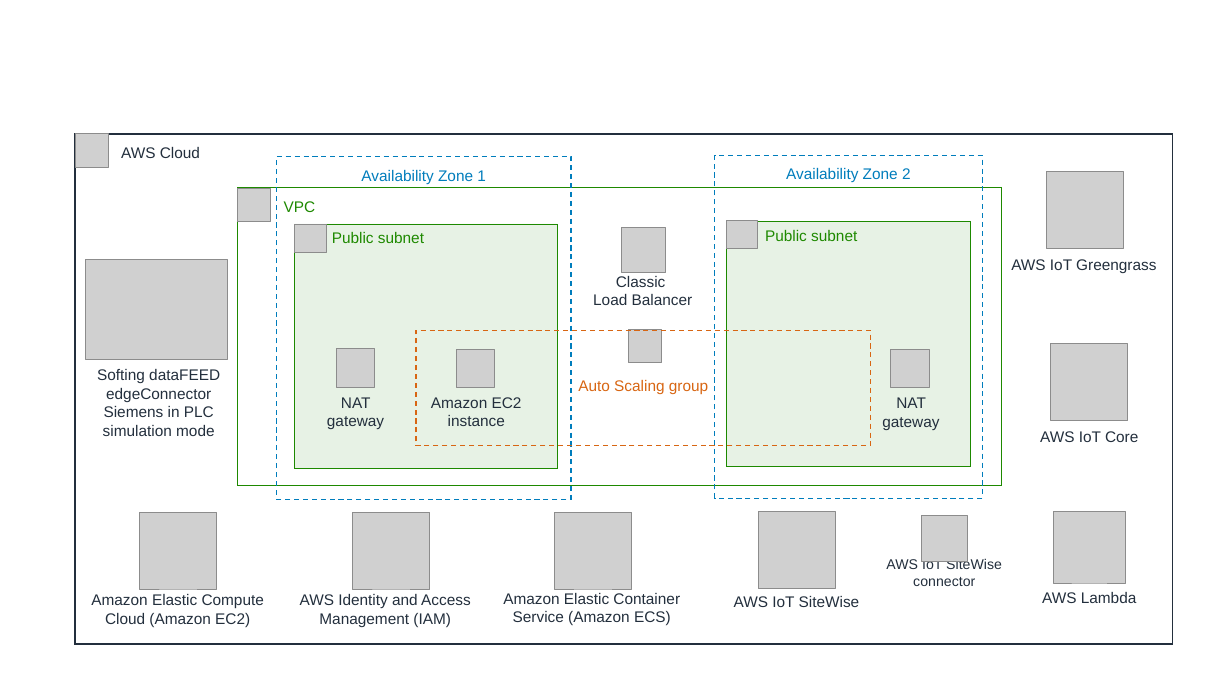
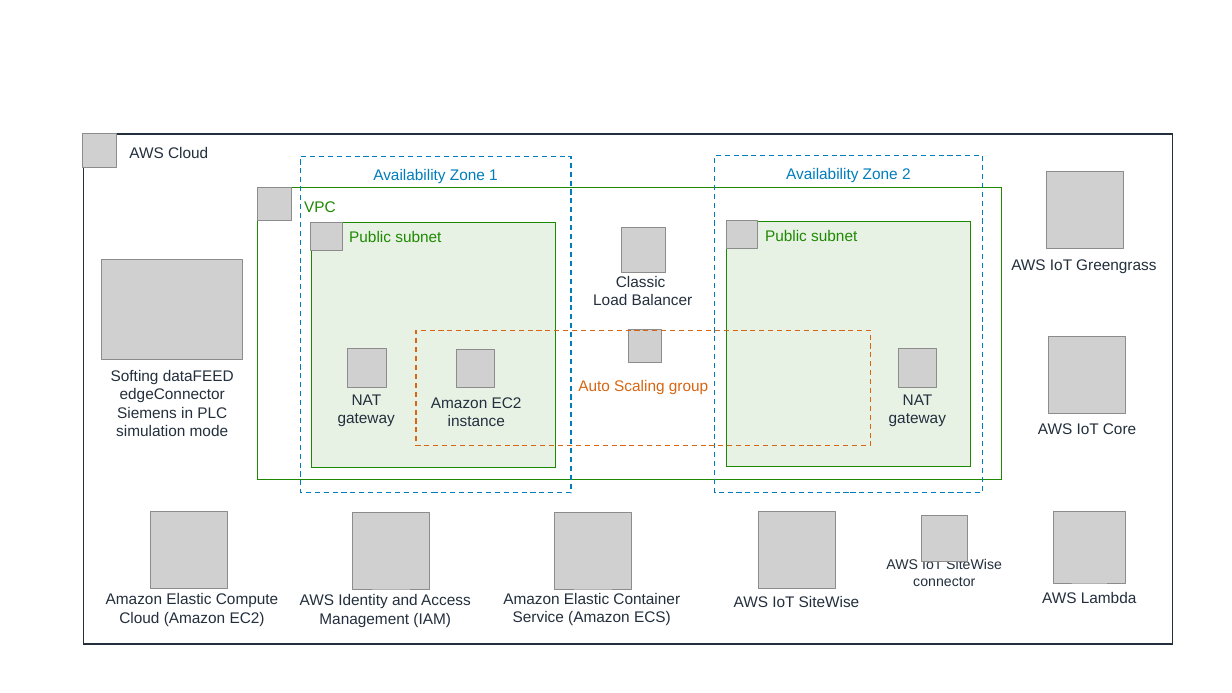
Before and after one commit to aws-quickstart/quickstart-softing-edgeconnector-siemens, a slide deck: slide 1 of docs/images/softing-edgeconnector-siemens-architecture-diagram.pptx. Drawn at 1232x693 pixels with LibreOffice and Linux fonts; fonts in the diff are those of the drawing; grey boxes stand for pictures. Boxes give left, top, right and bottom in pixels: in the first picture for what was removed or moved away, otherwise in the second. Text is boxed around its words. In the diff, an @@ line names an element or a change of style, - is before the commit and + after.

```diff
--- a/docs/images/softing-edgeconnector-siemens-architecture-diagram.pptx
+++ b/docs/images/softing-edgeconnector-siemens-architecture-diagram.pptx
@@ rectangle "AWS Cloud": place and size @@
-rectangle "AWS Cloud" at bbox=[75, 134, 1173, 644]
+rectangle "AWS Cloud" at bbox=[83, 134, 1173, 644]
@@ rectangle "Availability Zone 1": place and size @@
-rectangle "Availability Zone 1" at bbox=[276, 156, 571, 499]
+rectangle "Availability Zone 1" at bbox=[300, 156, 571, 493]
@@ rectangle "Availability Zone 2": place and size @@
-rectangle "Availability Zone 2" at bbox=[714, 155, 982, 498]
+rectangle "Availability Zone 2" at bbox=[714, 155, 982, 493]
@@ rectangle "VPC": place and size @@
-rectangle "VPC" at bbox=[238, 188, 1002, 485]
+rectangle "VPC" at bbox=[258, 188, 1002, 479]
@@ picture: place and size @@
-picture at bbox=[238, 189, 271, 222]
+picture at bbox=[258, 188, 291, 221]
@@ rectangle "Public subnet": place and size @@
-rectangle "Public subnet" at bbox=[294, 224, 557, 469]
+rectangle "Public subnet" at bbox=[311, 223, 555, 468]
@@ picture: place and size @@
-picture at bbox=[891, 349, 929, 387]
+picture at bbox=[898, 349, 936, 387]
@@ picture: place and size @@
-picture at bbox=[1051, 344, 1128, 421]
+picture at bbox=[1049, 336, 1126, 413]
@@ text "NAT gateway": place and size @@
-text "NAT gateway" at bbox=[327, 397, 384, 429]
+text "NAT gateway" at bbox=[338, 394, 395, 426]
@@ text "NAT gateway": place and size @@
-text "NAT gateway" at bbox=[882, 397, 939, 430]
+text "NAT gateway" at bbox=[889, 394, 946, 426]
@@ text "AWS IoT Core": place and size @@
-text "AWS IoT Core" at bbox=[1040, 431, 1138, 442]
+text "AWS IoT Core" at bbox=[1038, 423, 1136, 434]
@@ 3 pictures: place and size @@
-3 pictures at bbox=[75, 134, 374, 589]
+3 pictures at bbox=[83, 134, 385, 588]
@@ 2 pictures, 2 texts: place and size @@
-2 pictures, 2 texts at bbox=[86, 225, 326, 627]
+2 pictures, 2 texts at bbox=[102, 223, 342, 626]
```
Also in this commit, not shown: 1 other file.
